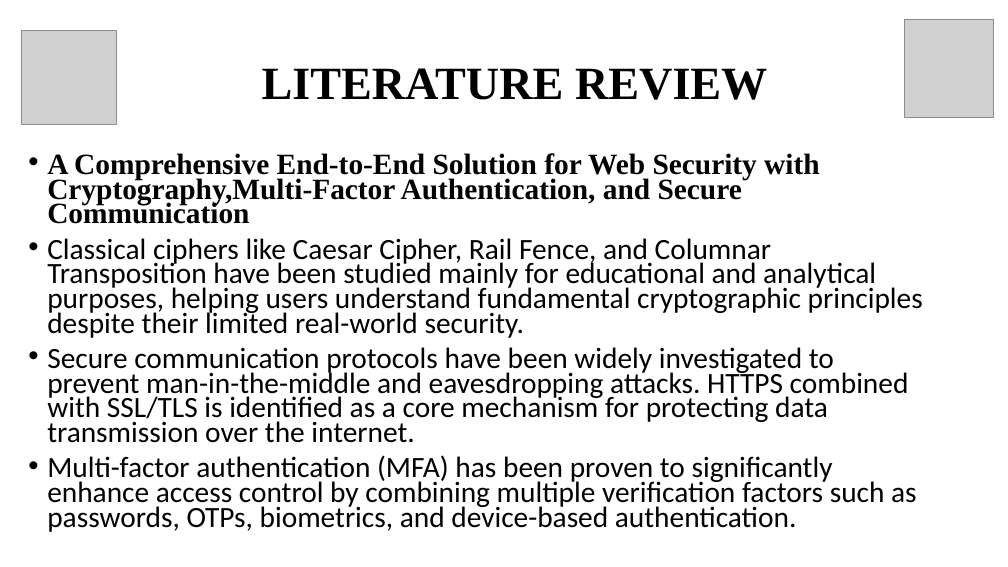
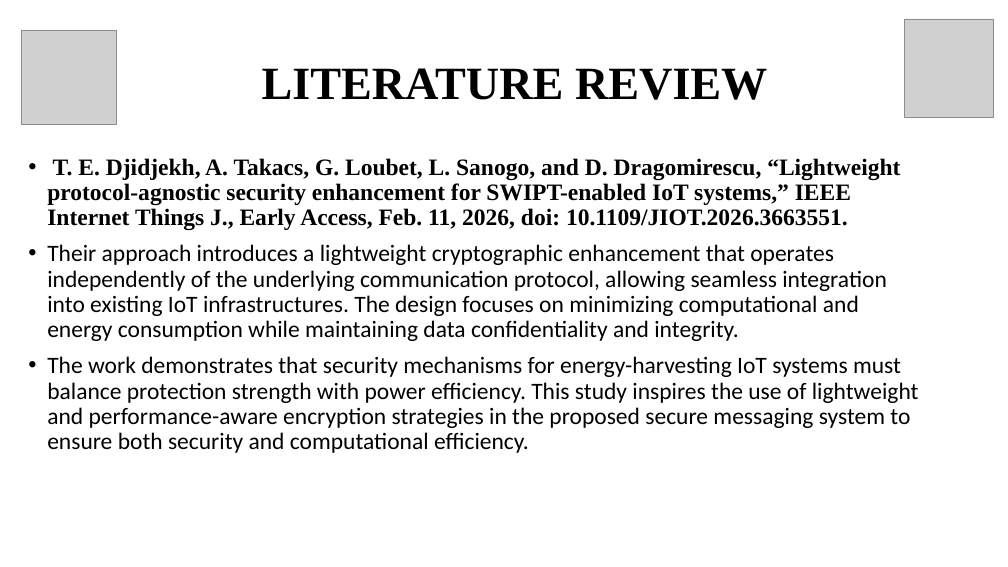
Before and after one commit to K-Aloysius-Rosario/Project, a slide deck: slide 6 of Secure Network Messenger Using ssh for Improved Anonymity.pptx. Drawn at 1008x567 pixels with LibreOffice and Linux fonts; fonts in the diff are those of the drawing; grey boxes stand for pictures. Boxes give left, top, right and bottom in pixels: in the first picture for what was removed or moved away, otherwise in the second. Text is boxed around its words. In the diff, an @@ line names an element or a change of style, - is before the commit and + after.

```diff
--- a/Secure Network Messenger Using ssh for Improved Anonymity.pptx
+++ b/Secure Network Messenger Using ssh for Improved Anonymity.pptx
@@ text at (47, 158, 919, 453): text changed; size 28 to 22.4 pt @@
-• A Comprehensive End-to-End Solution for Web Security with Cryptography,Multi-Factor Authentication, and Secure Communication
-• Classical ciphers like Caesar Cipher, Rail Fence, and Columnar Transposition have been studied mainly for educational and analytical purposes, helping users understand fundamental cryptographic principles despite their limited real-world security.
-• Secure communication protocols have been widely investigated to prevent man-in-the-middle and eavesdropping attacks. HTTPS combined with SSL/TLS is identified as a core mechanism for protecting data transmission over the internet.
-• Multi-factor authentication (MFA) has been proven to significantly enhance access control by combining multiple verification factors such as passwords, OTPs, biometrics, and device-based authentication.
+• T. E. Djidjekh, A. Takacs, G. Loubet, L. Sanogo, and D. Dragomirescu, “Lightweight protocol-agnostic security enhancement for SWIPT-enabled IoT systems,” IEEE Internet Things J., Early Access, Feb. 11, 2026, doi: 10.1109/JIOT.2026.3663551.
+• Their approach introduces a lightweight cryptographic enhancement that operates independently of the underlying communication protocol, allowing seamless integration into existing IoT infrastructures. The design focuses on minimizing computational and energy consumption while maintaining data confidentiality and integrity.
+• The work demonstrates that security mechanisms for energy-harvesting IoT systems must balance protection strength with power efficiency. This study inspires the use of lightweight and performance-aware encryption strategies in the proposed secure messaging system to ensure both security and computational efficiency.
```
Also in this commit, not shown: 3 other slides changed, 2 other files.
